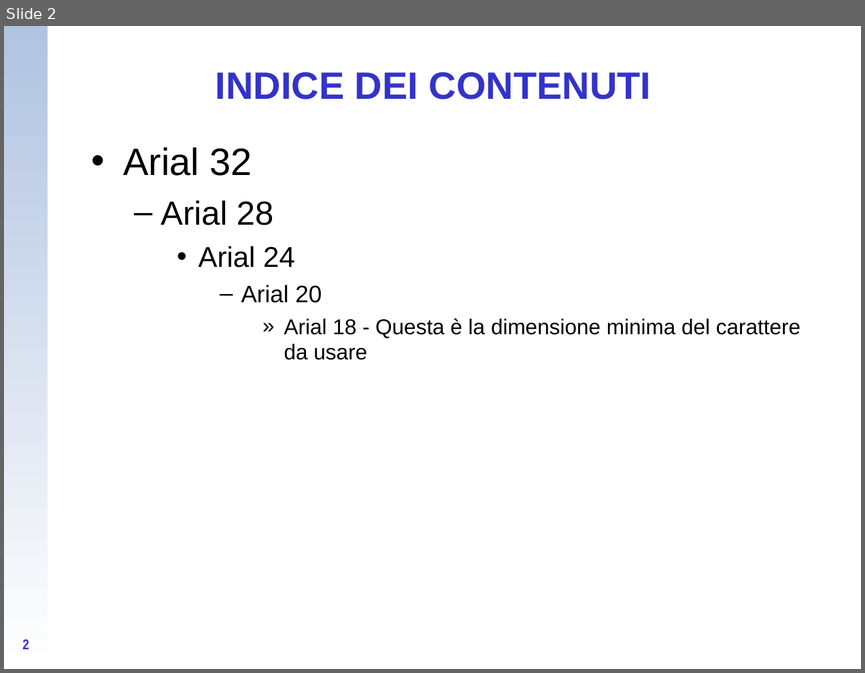
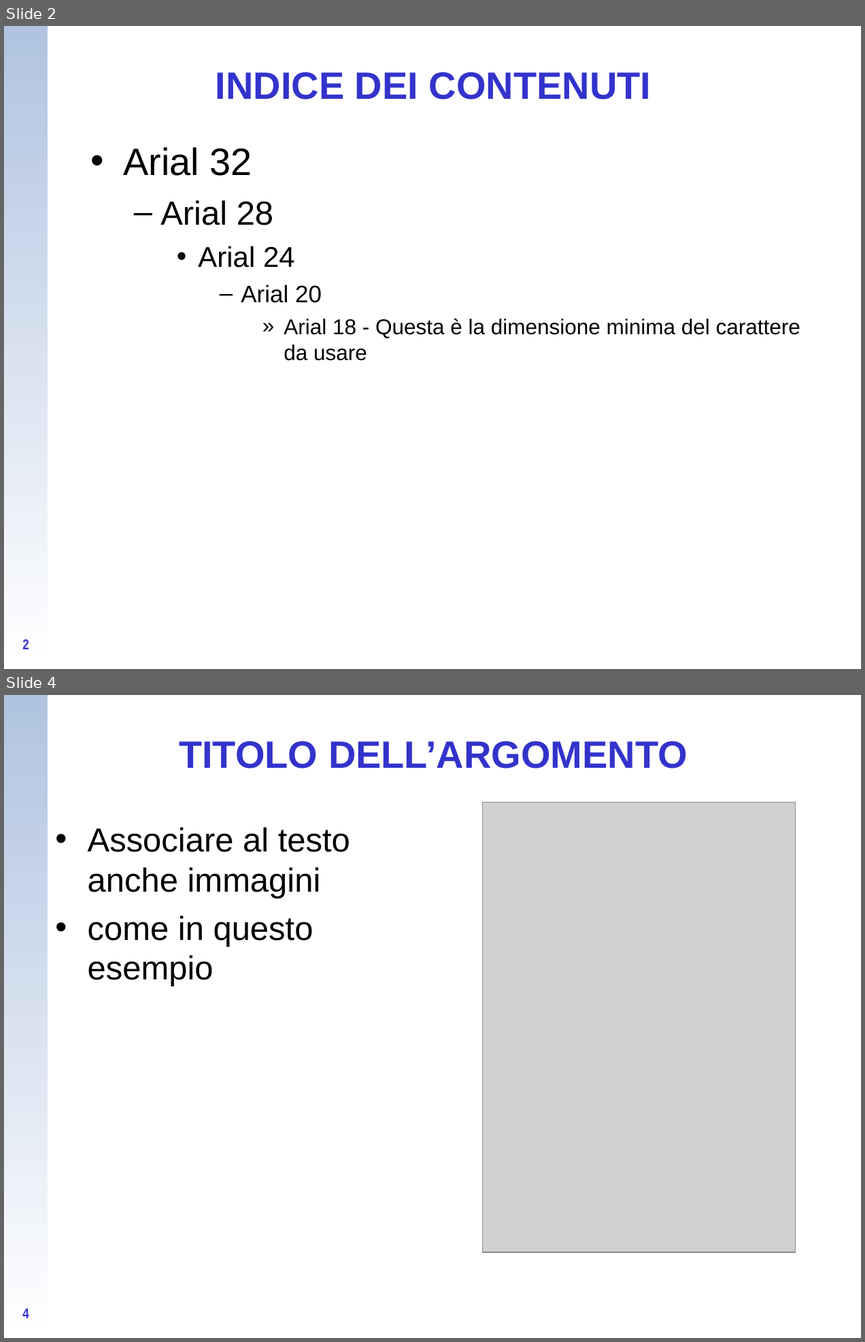
Before and after one commit to CampelloManuel/progetto-esame, a slide deck: tesina/Presentazione_tipo_Energia (te ne ho salvata una copia fusco, sei libero di usarla).ppt. Shown one above the other, each under a label of ours: slide 2 before the commit, slides 2 and 4 after it; the slides between them are not shown. The pictures are 865x673 and 865x1342 pixels, drawn with LibreOffice and Linux fonts; fonts in the diff are those of the drawing; grey boxes stand for pictures; background and template pictures are left out. Boxes give left, top, right and bottom in pixels: in the first picture for what was removed or moved away, otherwise in the second. Text is boxed around its words. In the diff, an @@ line names an element or a change of style, - is before the commit and + after.

```diff
--- a/tesina/Presentazione_tipo_Energia (te ne ho salvata una copia fusco, sei libero di usarla).ppt
+++ b/tesina/Presentazione_tipo_Energia (te ne ho salvata una copia fusco, sei libero di usarla).ppt
@@ slide 4 added at (4, 695, 861, 1338), background #FFFFFF; not listed: 1 template element that a slide beside it also shows @@
@@ title added at (179, 741, 687, 768), 32 pt, text #3333CC, bold @@
+TITOLO DELL’ARGOMENTO
@@ picture added at (482, 802, 795, 1252) @@
@@ text added at (88, 827, 350, 987), 28 pt, text #000000 @@
+• Associare al testo anche immagini
+• come in questo esempio
@@ page number added at (22, 1308, 29, 1318), 12 pt, text #3333CC, bold @@
+4
```
Also in this commit, not shown: 1 slide changed, 1 other slide added, 7 slides removed, 3 other files.
